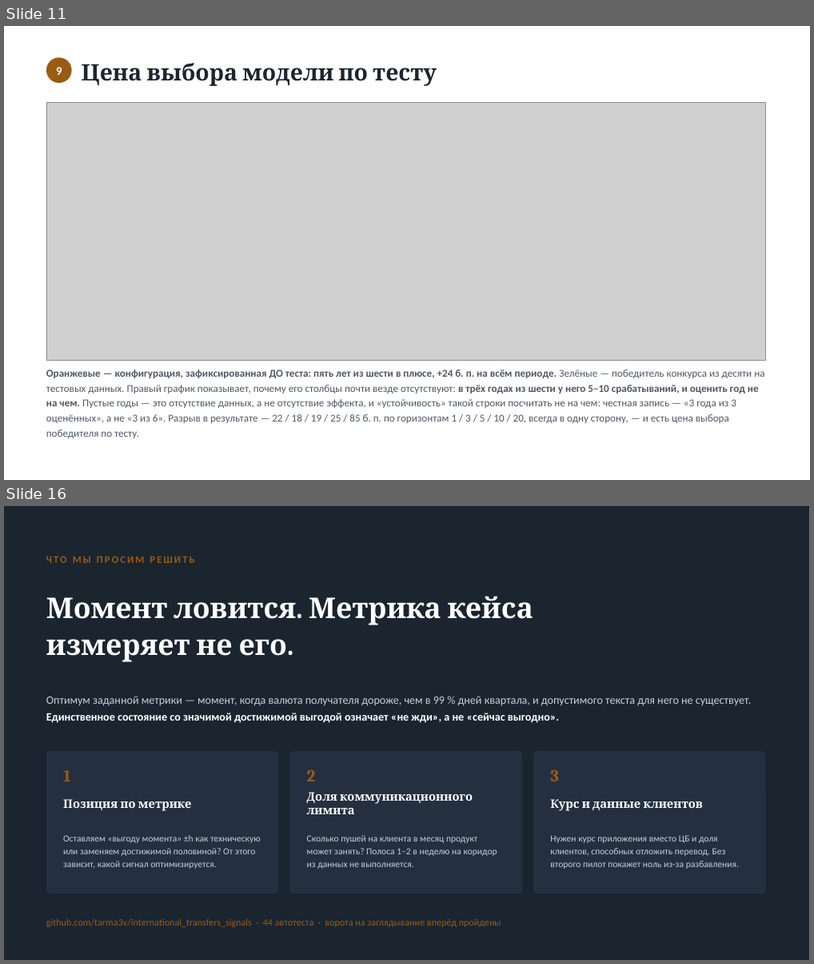
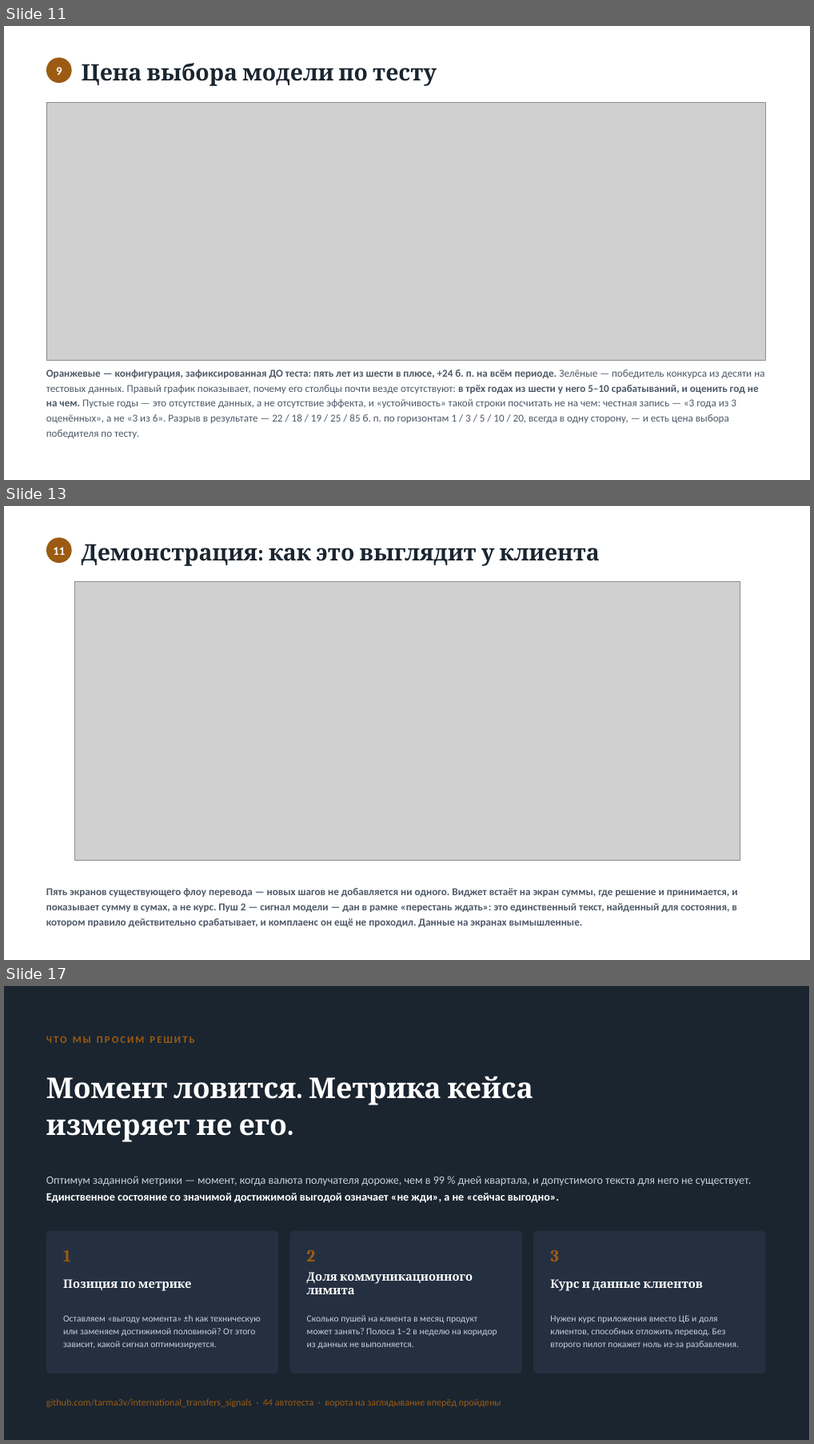
Before and after one commit to tarma3v/international_transfers_signals, a slide deck: submission/prezentaciya-promezhutochnaya.pptx. Shown one above the other, each under a label of ours: slides 11 and 16 before the commit, slides 11, 13 and 17 after it; the slides between them are not shown. The pictures are 814x964 and 814x1444 pixels, drawn with LibreOffice and Linux fonts; fonts in the diff are those of the drawing; grey boxes stand for pictures. Boxes give left, top, right and bottom in pixels: in the first picture for what was removed or moved away, otherwise in the second. Text is boxed around its words. In the diff, an @@ line names an element or a change of style, - is before the commit and + after.

```diff
--- a/submission/prezentaciya-promezhutochnaya.pptx
+++ b/submission/prezentaciya-promezhutochnaya.pptx
@@ slide 13 added at (x1=4, y1=506, x2=810, y2=960), background #FFFFFF @@
@@ ellipse added at (x1=46, y1=537, x2=72, y2=563), fill #9C5B12 @@
@@ text added at (x1=53, y1=547, x2=65, y2=555), 14 pt, text #FFFFFF, bold @@
+11
@@ text added at (x1=82, y1=544, x2=600, y2=566), 27 pt, text #1A2530, bold @@
+Демонстрация: как это выглядит у клиента
@@ picture added at (x1=74, y1=582, x2=740, y2=860) @@
@@ text added at (x1=46, y1=888, x2=738, y2=927), 12.5 pt, text #4E5966, bold @@
+Пять экранов существующего флоу перевода — новых шагов не добавляется ни одного. Виджет встаёт на экран суммы, где решение и принимается, и показывает сумму в сумах, а не курс. Пуш 2 — сигнал модели — дан в рамке «перестань ждать»: это единственный текст, найденный для состояния, в котором правило действительно срабатывает, и комплаенс он ещё не проходил. Данные на экранах вымышленные.
@@ what was slide 16 is now slide 17 @@
```
Also in this commit, not shown: 4 slides changed, 1 other file.
